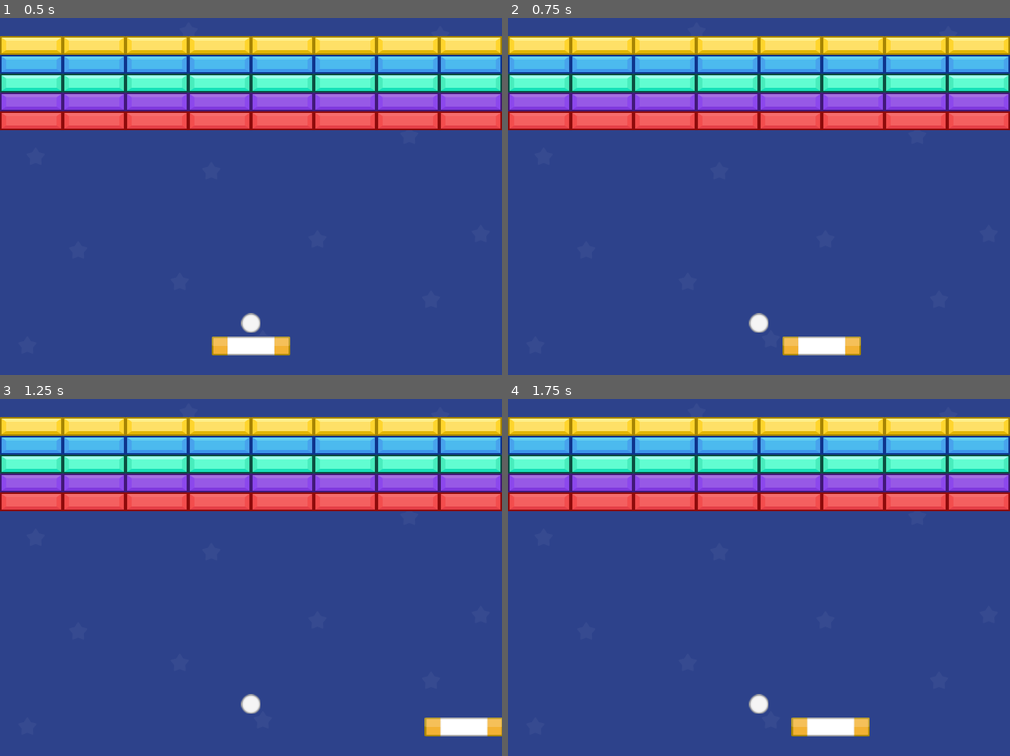
Above: before the commit, frames 1-4 (two rows, left to right).
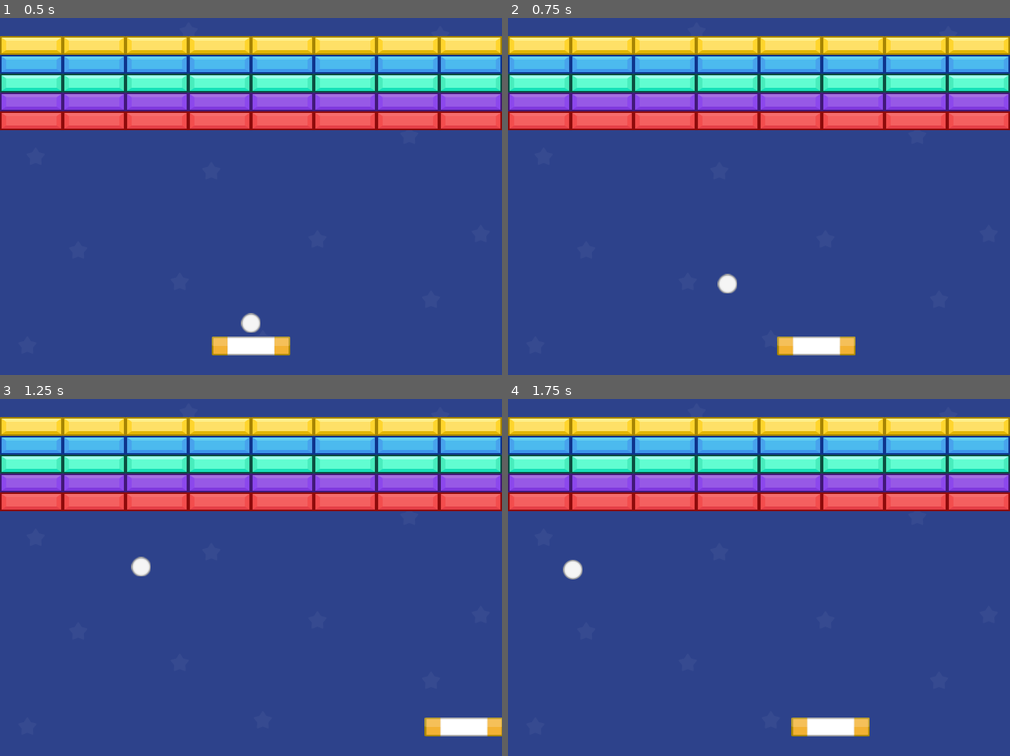
Above: after the commit, the same moments.

Repository: lukelfp/Super-Arkanoid
Game: Godot game, scene res://scenes/level_1.tscn
Two runs of this game, one before a commit and one after it. Both use one fixed random seed, a clock stepped at 60 frames per second and the inputs below.
Inputs:
- Up to frame 1 (0.5 s): no input
- Up to frame 2 (0.75 s): tap Enter at 0.5 s; hold D (right) from 0.53 s (still down); hold Space (start) from 0.53 s (still down)
- Up to frame 3 (1.25 s): keep holding D (right); keep holding Space (start)
- Up to frame 4 (1.75 s): release D (right) at 1.28 s; release Space (start) at 1.28 s; hold A (left) from 1.28 s (still down); tap Space (start) at 1.35 s

Frame 1 is identical in both runs. In frame 2, 0.6% of the frame differs, in the area x 41-71%, y 71-95%; in frame 3, 0.4%; in frame 4, 0.4%.

Commit message:
feat: ball bounce feature

Diff:
--- a/scenes/ball.tscn
+++ b/scenes/ball.tscn
@@ -1,5 +1,6 @@
-[gd_scene load_steps=3 format=3 uid="uid://b1sbsnjwsi1lw"]
+[gd_scene load_steps=4 format=3 uid="uid://b1sbsnjwsi1lw"]
 
+[ext_resource type="Script" path="res://scripts/ball.gd" id="1_ip2hv"]
 [ext_resource type="Texture2D" uid="uid://di2mrexn6i8fe" path="res://sprites/Ball.png" id="1_pxns6"]
 
 [sub_resource type="CircleShape2D" id="CircleShape2D_2ub3i"]
@@ -7,6 +8,7 @@
 
 [node name="Ball" type="CharacterBody2D"]
 position = Vector2(320, 380)
+script = ExtResource("1_ip2hv")
 
 [node name="Sprite2D" type="Sprite2D" parent="."]
 texture = ExtResource("1_pxns6")
--- /dev/null
+++ b/scripts/ball.gd
@@ -0,0 +1,17 @@
+extends CharacterBody2D
+
+@export var y_speed = -250
+@export var angle = [-200, -250, 250, 300]
+
+func _physics_process(delta: float) -> void:
+	if Input.is_action_pressed("start") and !GameManager.started:
+		play_game()
+
+	if GameManager.started:
+		var collision = move_and_collide(velocity*delta)
+		if collision != null:
+			velocity = velocity.bounce(collision.get_normal())
+
+func play_game():
+	GameManager.started = true
+	velocity = Vector2(angle.pick_random(), y_speed)
--- a/scripts/player.gd
+++ b/scripts/player.gd
@@ -1,13 +1,15 @@
 extends CharacterBody2D
 
 @export var speed = 400
+@onready var ball: CharacterBody2D = $"."
+
 
 func _physics_process(delta: float) -> void:
 	velocity.x = 0
 
-	if Input.is_action_pressed("left"):
+	if Input.is_action_pressed("left") and GameManager.started:
 		velocity.x -= speed
-	if Input.is_action_pressed("right"):
+	if Input.is_action_pressed("right") and GameManager.started:
 		velocity.x += speed
 
 	move_and_collide(velocity * delta)
